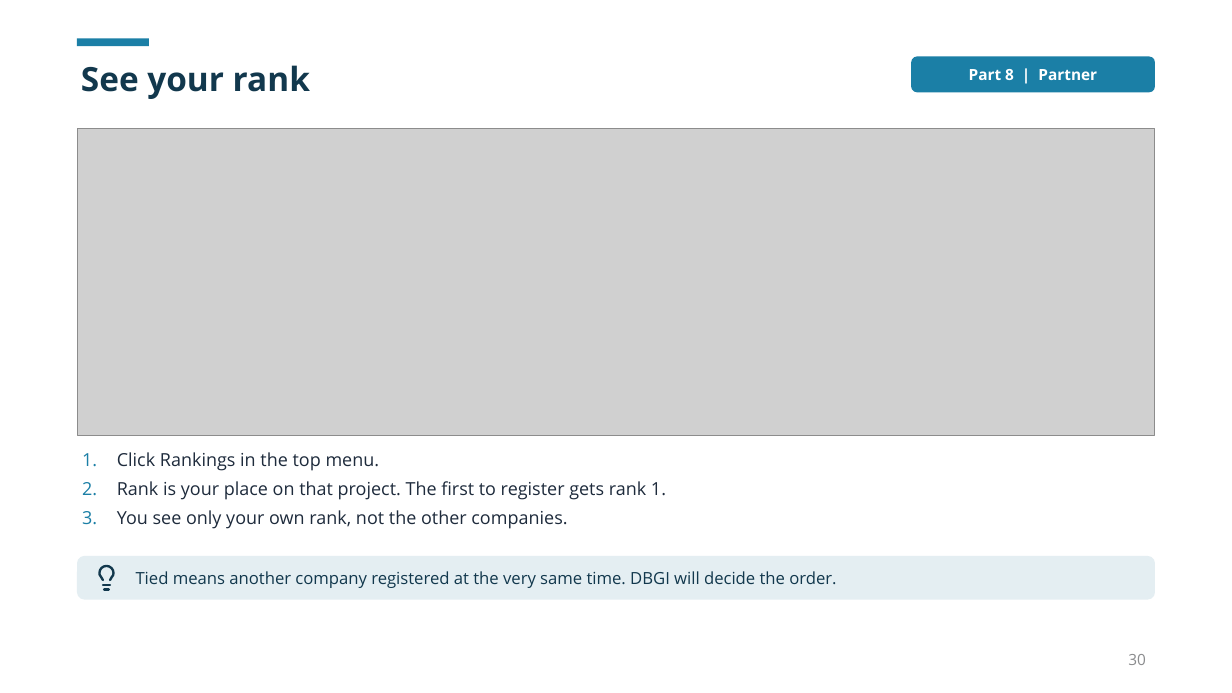
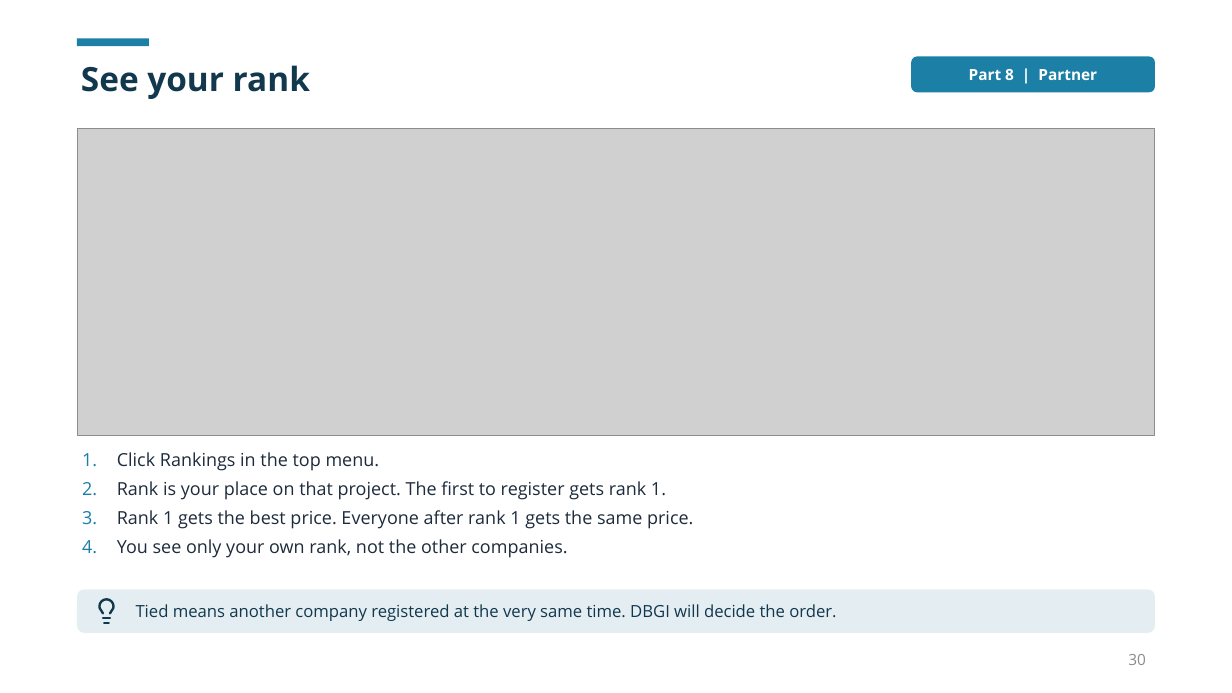
Before and after one commit to dbsuarez/dbgi-deal-registration-portal, a slide deck: slide 30 of docs/guides/Portal User Guide 2026-11/Using the DBGI Portal.pptx. Drawn at 1232x693 pixels with LibreOffice and Linux fonts; fonts in the diff are those of the drawing; grey boxes stand for pictures. Boxes give left, top, right and bottom in pixels: in the first picture for what was removed or moved away, otherwise in the second. Text is boxed around its words. In the diff, an @@ line names an element or a change of style, - is before the commit and + after.

```diff
--- a/docs/guides/Portal User Guide 2026-11/Using the DBGI Portal.pptx
+++ b/docs/guides/Portal User Guide 2026-11/Using the DBGI Portal.pptx
@@ text at (x1=117, y1=510, x2=693, y2=529): paragraph added @@
+3. Rank 1 gets the best price. Everyone after rank 1 gets the same price.
@@ rounded rectangle "Tied means another company registered ..." moved from (x1=77, y1=556, x2=1155, y2=600) to (x1=77, y1=590, x2=1155, y2=633) @@
@@ freeform shape moved from (x1=92, y1=564, x2=121, y2=592) to (x1=92, y1=597, x2=121, y2=626) @@
```
Also in this commit, not shown: 4 other slides changed, 47 other files.
